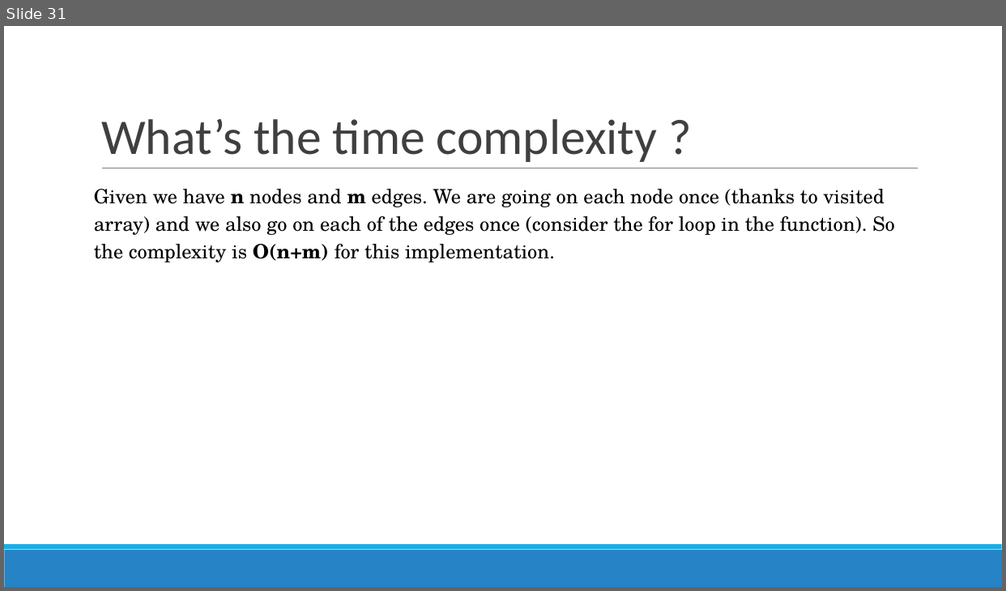
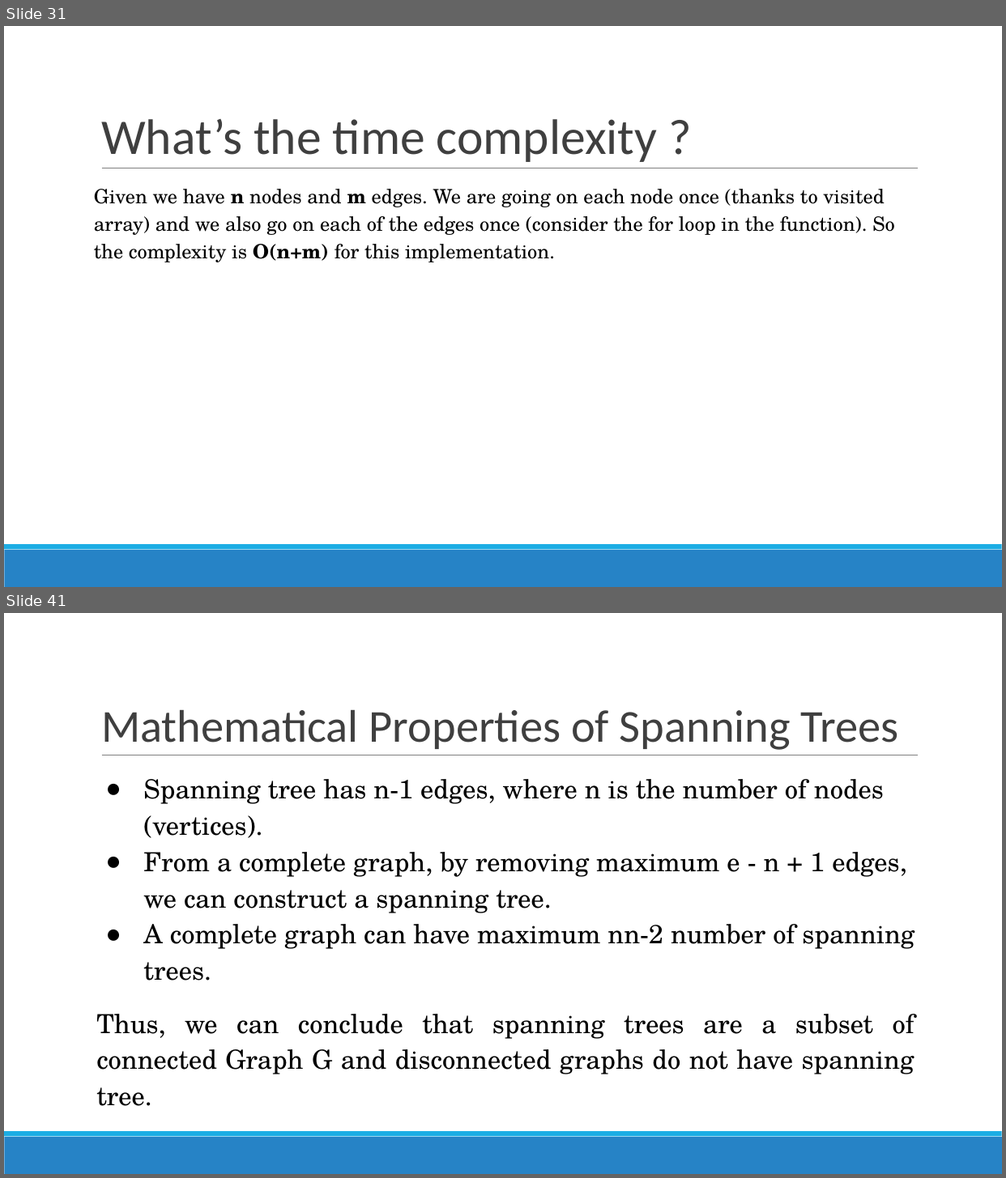
Before and after one commit to poojasabnani/DSA-for-Interviews-GirlScript-EOP, a slide deck: Day 12-13/Graphs.pptx. Shown one above the other, each under a label of ours: slide 31 before the commit, slides 31 and 41 after it; the slides between them are not shown. The pictures are 1006x591 and 1006x1178 pixels, drawn with LibreOffice and Linux fonts; fonts in the diff are those of the drawing. Boxes give left, top, right and bottom in pixels: in the first picture for what was removed or moved away, otherwise in the second. Text is boxed around its words. In the diff, an @@ line names an element or a change of style, - is before the commit and + after.

```diff
--- a/Day 12-13/Graphs.pptx
+++ b/Day 12-13/Graphs.pptx
@@ slide 41 added at bbox=[4, 613, 1002, 1174], background #FFFFFF; not listed: 3 template elements that a slide beside it also shows @@
@@ title added at bbox=[101, 710, 899, 750], 44 pt, text #3F3F3F @@
+Mathematical Properties of Spanning Trees
@@ text added at bbox=[96, 779, 914, 1106], 25.3 pt, text #000000 @@
+● Spanning tree has n-1 edges, where n is the number of nodes (vertices).
+● From a complete graph, by removing maximum e - n + 1 edges, we can construct a spanning tree.
+● A complete graph can have maximum nn-2 number of spanning trees.
+Thus, we can conclude that spanning trees are a subset of connected Graph G and disconnected graphs do not have spanning tree.
```
Also in this commit, not shown: 14 other slides added, 1 slide removed, 4 other files.
